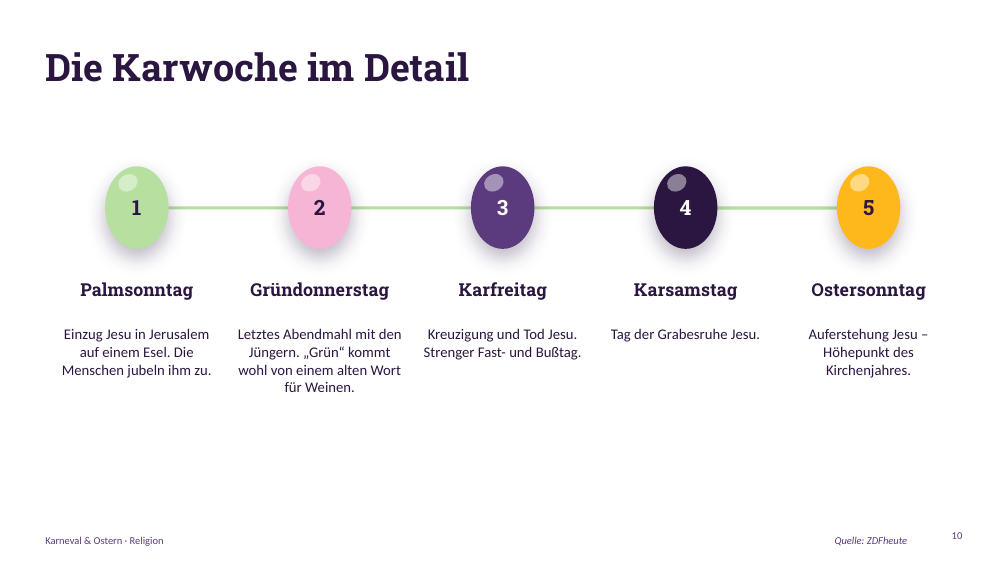
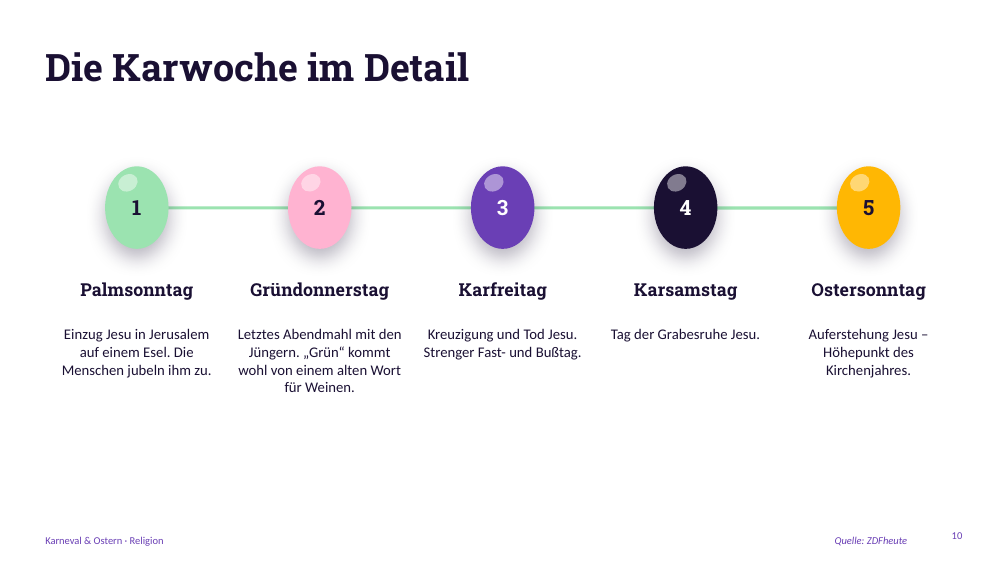
Before and after one commit to Flxrian/Erinnerung, a slide deck: slide 10 of Karneval_und_Ostern.pptx. Drawn at 1008x567 pixels with LibreOffice and Linux fonts; fonts in the diff are those of the drawing; background and template pictures are left out. Boxes give left, top, right and bottom in pixels: in the first picture for what was removed or moved away, otherwise in the second. Text is boxed around its words. In the diff, an @@ line names an element or a change of style, - is before the commit and + after.

```diff
--- a/Karneval_und_Ostern.pptx
+++ b/Karneval_und_Ostern.pptx
@@ text colour #2A1640 to #1A1033 in 14 elements at (x1=132, y1=200, x2=141, y2=215), (x1=80, y1=282, x2=193, y2=300), (x1=62, y1=328, x2=211, y2=378), (x1=314, y1=200, x2=326, y2=215), (x1=250, y1=282, x2=389, y2=300), (x1=238, y1=328, x2=402, y2=392), (x1=459, y1=282, x2=547, y2=300), (x1=424, y1=328, x2=582, y2=360), (x1=634, y1=283, x2=737, y2=300), (x1=611, y1=328, x2=760, y2=342), (x1=863, y1=200, x2=874, y2=216), (x1=811, y1=283, x2=925, y2=300), (x1=809, y1=328, x2=917, y2=378), (x1=45, y1=52, x2=469, y2=82) @@
@@ ellipse at (x1=105, y1=166, x2=169, y2=249): fill #B6DFA0 to #9BE3B0; shadow changed @@
@@ ellipse at (x1=288, y1=166, x2=352, y2=249): fill #F6B5D4 to #FFB3D1; shadow changed @@
@@ ellipse at (x1=471, y1=166, x2=535, y2=249): fill #5B3A7E to #6A3FB5; shadow changed @@
@@ ellipse at (x1=654, y1=166, x2=718, y2=249): fill #2A1640 to #1A1033; shadow changed @@
@@ ellipse at (x1=837, y1=166, x2=901, y2=249): fill #FFB81C to #FFB703; shadow changed @@
@@ line (137, 208) - (869, 208): stroke #B6DFA0 3 pt to #9BE3B0 3 pt @@
@@ text colour #5B3A7E to #6A3FB5 in 3 elements at (x1=835, y1=536, x2=907, y2=546), (x1=952, y1=532, x2=963, y2=539), (x1=45, y1=536, x2=164, y2=546) @@
```
Also in this commit, not shown: 17 other slides changed.
